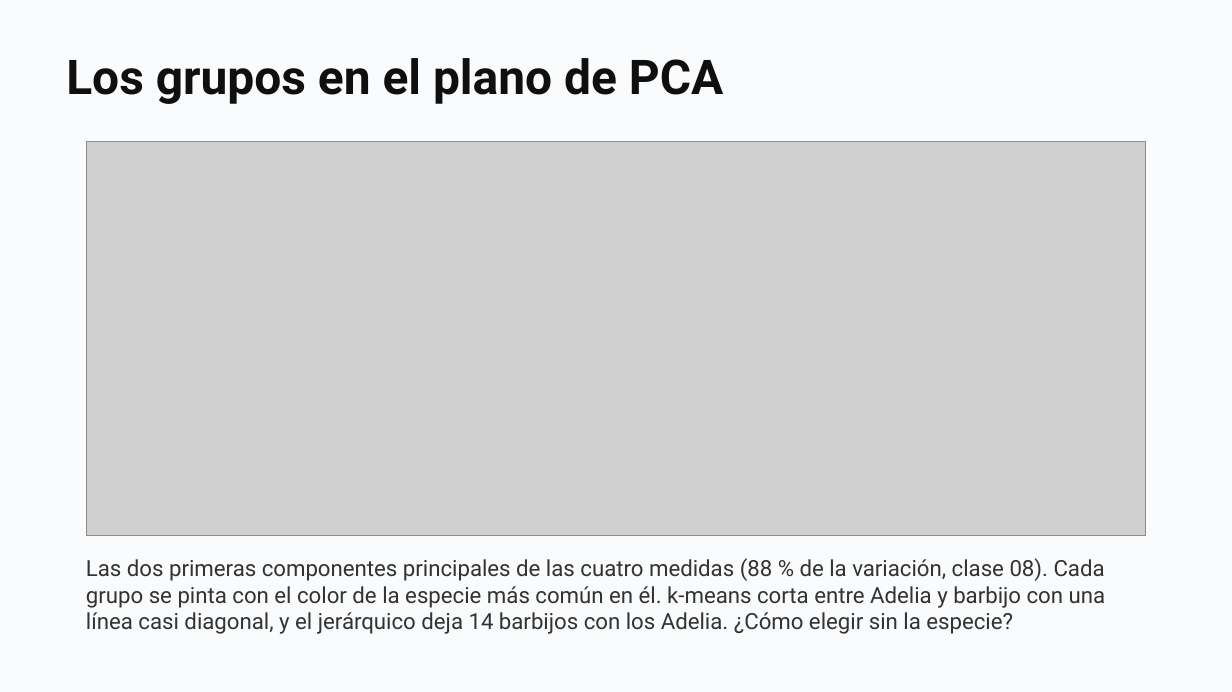
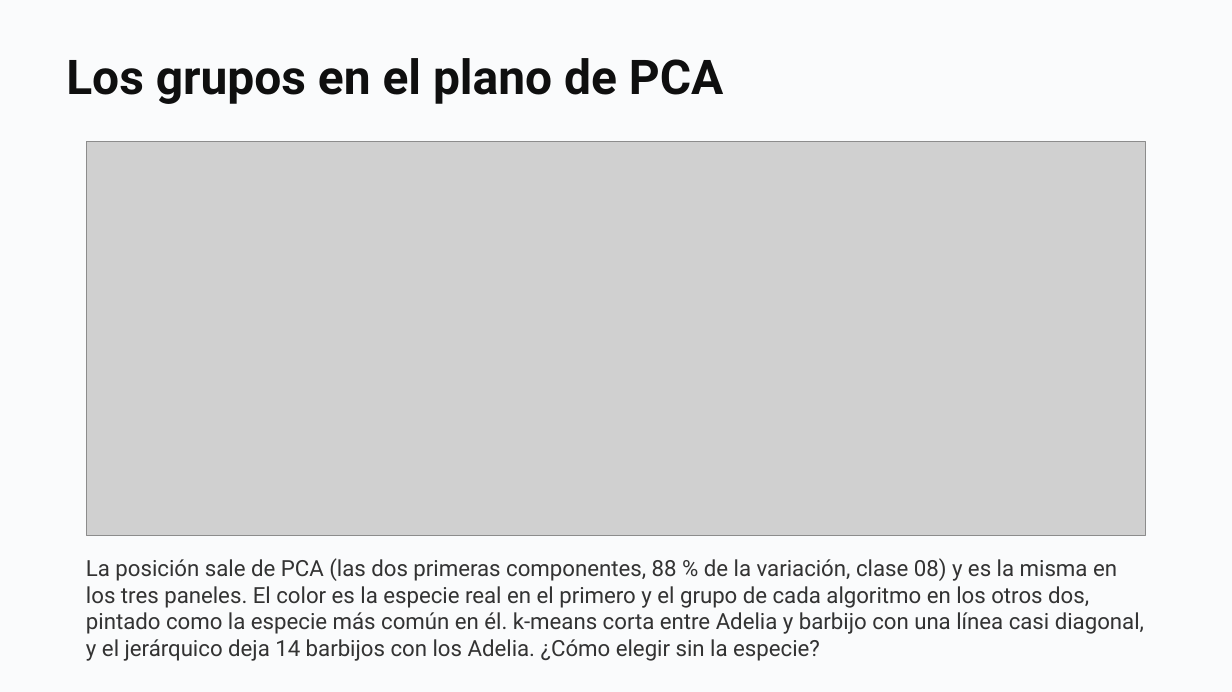
Before and after one commit to daniopitz/cienciadatos, a slide deck: slide 20 of presentaciones/clase09_clustering.pptx (slide 21 before the commit). Drawn at 1232x692 pixels with LibreOffice and Linux fonts; fonts in the diff are those of the drawing; grey boxes stand for pictures. Boxes give left, top, right and bottom in pixels: in the first picture for what was removed or moved away, otherwise in the second. Text is boxed around its words. In the diff, an @@ line names an element or a change of style, - is before the commit and + after.

```diff
--- a/presentaciones/clase09_clustering.pptx
+++ b/presentaciones/clase09_clustering.pptx
@@ text at [86,558,1144,661]: text changed @@
-Las dos primeras componentes principales de las cuatro medidas (88 % de la variación, clase 08). Cada grupo se pinta con el color de la especie más común en él. k-means corta entre Adelia y barbijo con una línea casi diagonal, y el jerárquico deja 14 barbijos con los Adelia. ¿Cómo elegir sin la especie?
+La posición sale de PCA (las dos primeras componentes, 88 % de la variación, clase 08) y es la misma en los tres paneles. El color es la especie real en el primero y el grupo de cada algoritmo en los otros dos, pintado como la especie más común en él. k-means corta entre Adelia y barbijo con una línea casi diagonal, y el jerárquico deja 14 barbijos con los Adelia. ¿Cómo elegir sin la especie?
```
Also in this commit, not shown: 2 other slides changed, 6 slides removed, 2 other files.
